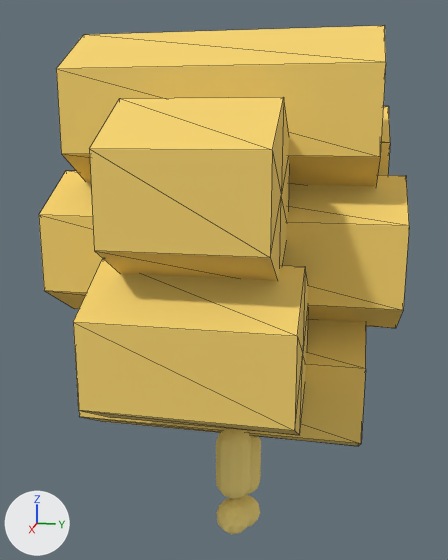
Before and after pictures for a commit that changed the OBJ model assets/meshes/Honeycomb.obj.
Before and after are seen from a camera (50 mm lens) standing at (4.48, 0.87, 2.12) and looking at (-0.03, -0.03, 0.99). The lights are fixed; the arrows at lower left show +X, +Y and +Z. The picture after the commit comes second. Mesh edges are drawn as thin lines on the coarser meshes. Where no turn or scale is listed for an object, it has been applied to the vertices. Vertices at exactly the same position are counted once.

The first picture shows 'Comb', 'Honey'.
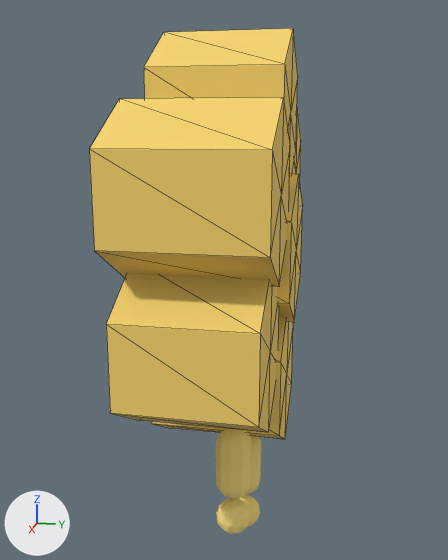
What differs and where, as boxes (x1, y1, x2, y2) in the pictures (448 x 560 px; the box of a moved part takes in the faces that stretch with it):
'Comb', reshaped (42% narrower)
    before: (39, 25, 409, 446)
    after: (89, 28, 303, 439)
part 1 of me_comb, moved or reshaped
    before: (39, 171, 409, 328)
    after: (278, 174, 303, 322)
part 2 of me_comb, moved or reshaped
    before: (56, 25, 386, 186)
    after: (144, 28, 298, 174)
part 3 of me_comb, moved or reshaped
    before: (378, 106, 390, 175)
    after: (292, 108, 301, 181)
part 4 of me_comb, moved or reshaped
    before: (79, 319, 366, 446)
    after: (152, 317, 293, 439)
part 5 of me_comb, moved or reshaped
    before: (73, 259, 308, 435)
    after: (106, 273, 279, 432)

Edits to the bpy script that builds the scene:
```text
Change me_comb:
    used by ob_comb; location = (0.0, 0.0, 0.0)
    remove me_comb.from_pydata(...)  # 98 vertices, 168 faces; spans x -1.32..1.32, y -1.25..1.25, z -0.27..2.77
    add me_comb.from_pydata(...)  # 98 vertices, 168 faces; spans x -1.32..1.32, y -0.52..0.52, z -0.27..2.77
    me_comb part 1: the loose piece of 14 vertices spanning x -0.48..0.48, y -1.25..1.25, z 0.7..1.8 is scaled about its middle by (1, 0.413, 1)
    me_comb part 2: the loose piece of 14 vertices spanning x -0.48..0.48, y -1.05..1.05, z 1.67..2.77 is scaled about its middle by (1, 0.43, 1)
    me_comb part 3: the loose piece of 14 vertices spanning x -1.32..-0.36, y -1.15..1.15, z 1.19..2.28 is scaled about its middle by (1, 0.368, 1)
    me_comb part 4: the loose piece of 14 vertices spanning x -0.48..0.48, y -1.04..1.04, z -0.27..0.83 is scaled about its middle by (1, 0.453, 1)
    me_comb part 5: the loose piece of 14 vertices spanning x 0.36..1.32, y -0.64..0.64, z 0.22..1.31 is scaled about its middle by (1, 0.687, 1)
```
